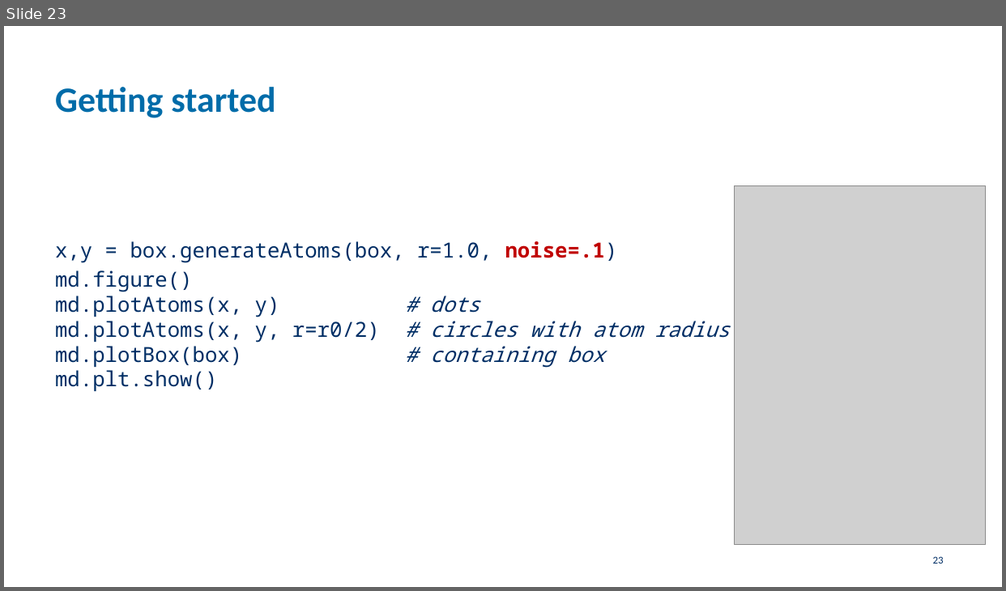
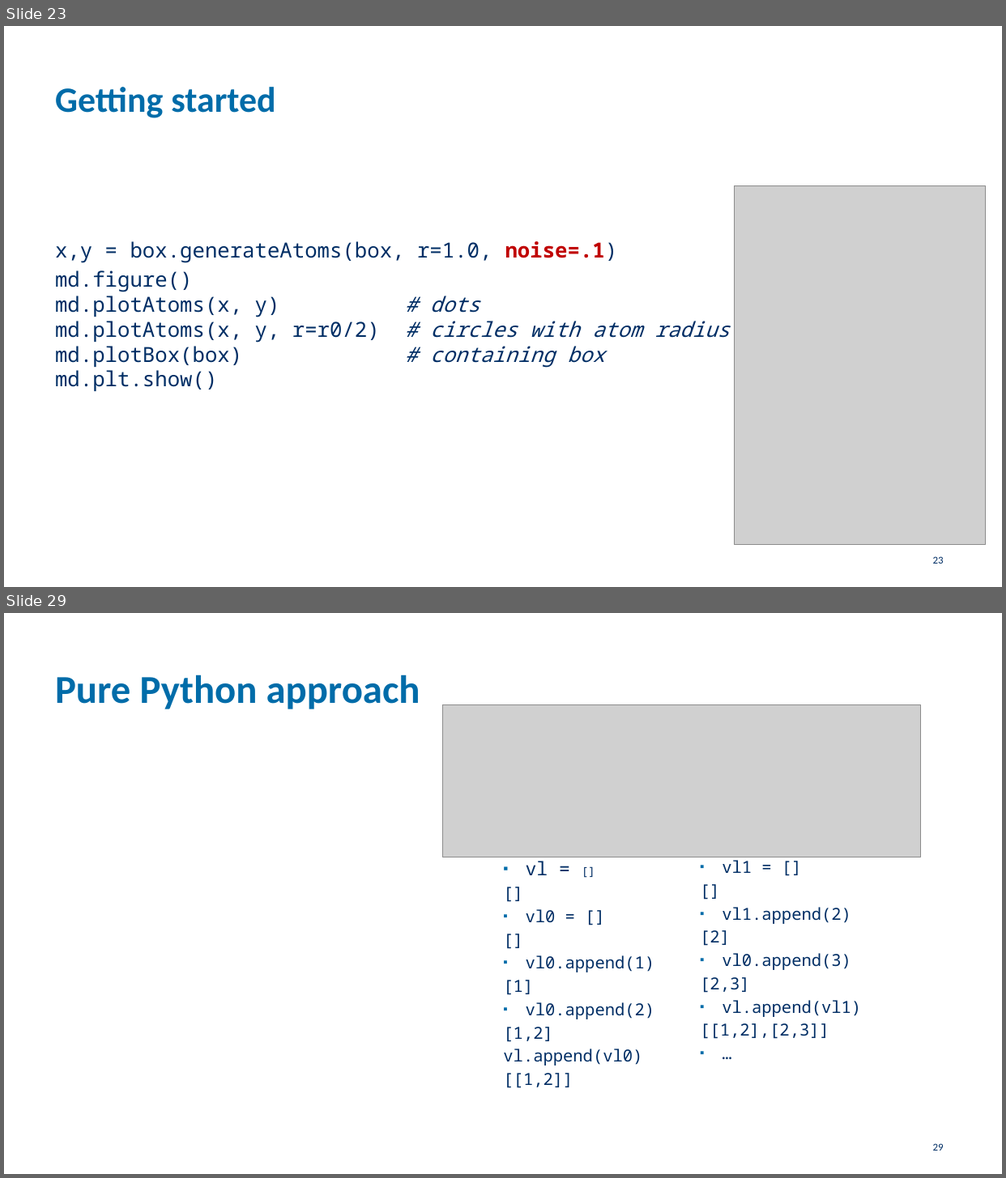
Before and after one commit to etijskens/pp, a slide deck: assignment-2021/assignment-2021.pptx. Shown one above the other, each under a label of ours: slide 23 before the commit, slides 23 and 29 after it; the slides between them are not shown. The pictures are 1006x591 and 1006x1178 pixels, drawn with LibreOffice and Linux fonts; fonts in the diff are those of the drawing; grey boxes stand for pictures; background and template pictures are left out. Boxes give left, top, right and bottom in pixels: in the first picture for what was removed or moved away, otherwise in the second. Text is boxed around its words. In the diff, an @@ line names an element or a change of style, - is before the commit and + after.

```diff
--- a/assignment-2021/assignment-2021.pptx
+++ b/assignment-2021/assignment-2021.pptx
@@ slide 29 added at [4,613,1002,1174], background #FFFFFF @@
@@ title added at [55,675,420,709], 38 pt, text #006CA9, bold @@
+Pure Python approach
@@ picture added at [443,705,921,857] @@
@@ text added at [503,861,655,1088], 16 pt, text #002E65 @@
+▪ vl = []
+[]
+▪ vl0 = []
+[]
+▪ vl0.append(1)
+[1]
+▪ vl0.append(2)
+[1,2]
+vl.append(vl0)
+[[1,2]]
@@ text added at [700,860,861,1039], 16 pt, text #002E65 @@
+▪ vl1 = []
+[]
+▪ vl1.append(2)
+[2]
+▪ vl0.append(3)
+[2,3]
+▪ vl.append(vl1)
+[[1,2],[2,3]]
+▪ …
@@ page number added at [933,1144,944,1151], 10 pt, text #002E65 @@
+29
```
Also in this commit, not shown: 9 other slides added, 2 other files.
